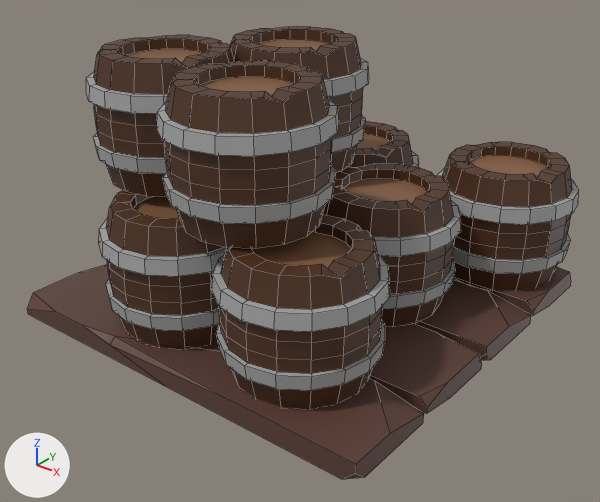
A saved change to the FBX model Assets/Art/Models/Boxes/BarrelBoxes/MediumBarrelBoxes.fbx.
Before and after are seen from a 50 mm lens placed at (2.36, -3.01, 2.13), pointed at (0.03, -0.1, 0.33). Every picture has the same lights, and +X, +Y and +Z are marked at lower left. Mesh edges are drawn as thin lines. Where no turn or scale is listed for an object, it has been applied to the vertices.

Objects in the first picture: 'Barrels', 'WoodenBox'.
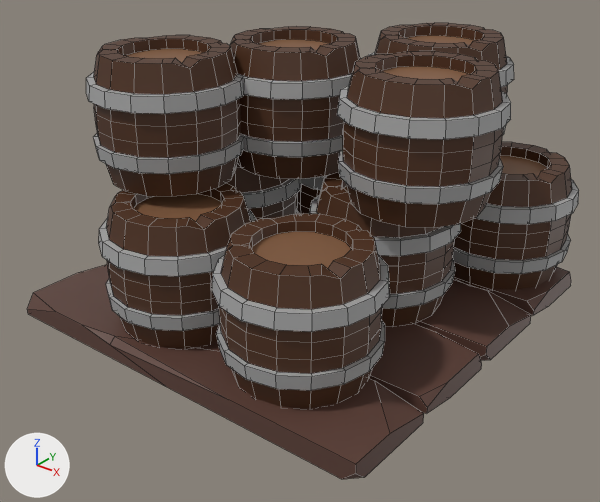
Where the newer file only moved an object's origin or applied its transform, the numbers keep the older frame.

Location of each change, (x1, y1, x2, y2) in pixels of the pictures (600 x 502 px; the box of a moved part takes in the faces that stretch with it):
```json
{"object": "Barrels", "change": "reshaped", "before": [86, 26, 579, 408], "after": [86, 23, 579, 408]}
{"part": 1, "of": "me_circle_005", "change": "moved or reshaped", "before": [157, 61, 339, 248], "after": [368, 23, 514, 134]}
{"part": 2, "of": "me_circle_005", "change": "added", "after": [337, 51, 511, 228]}
```

Edits to the scene script, one JSON object a line:
```json
{"block": "me_circle_005", "where": "me_circle_005.from_pydata(...)  # 2493 vertices, 2304 faces; spans x -0.37..1.58, y -1.05..1.13, z -0.01..1.22"}
{"block": "me_circle_005", "where": "# used by ob_barrels; location = (-0.548, 0.054, 0.096)"}
{"block": "me_circle_005", "change": "me_circle_005 part 1: the loose piece of 277 vertices spanning x 0.34..1.08, y -1.02..-0.28, z 0.62..1.22 is moved by (0.15, 1.25, -0.01)"}
{"block": "me_circle_005", "change": "me_circle_005 part 2: the loose piece of 277 vertices spanning x -0.01..0.73, y -0.3..0.44, z 0.61..1.22 is copied, and the copy is moved by (0.78, -0.09, 0.0); it spans x 0.78..1.52, y -0.4..0.34, z 0.61..1.21"}
```
